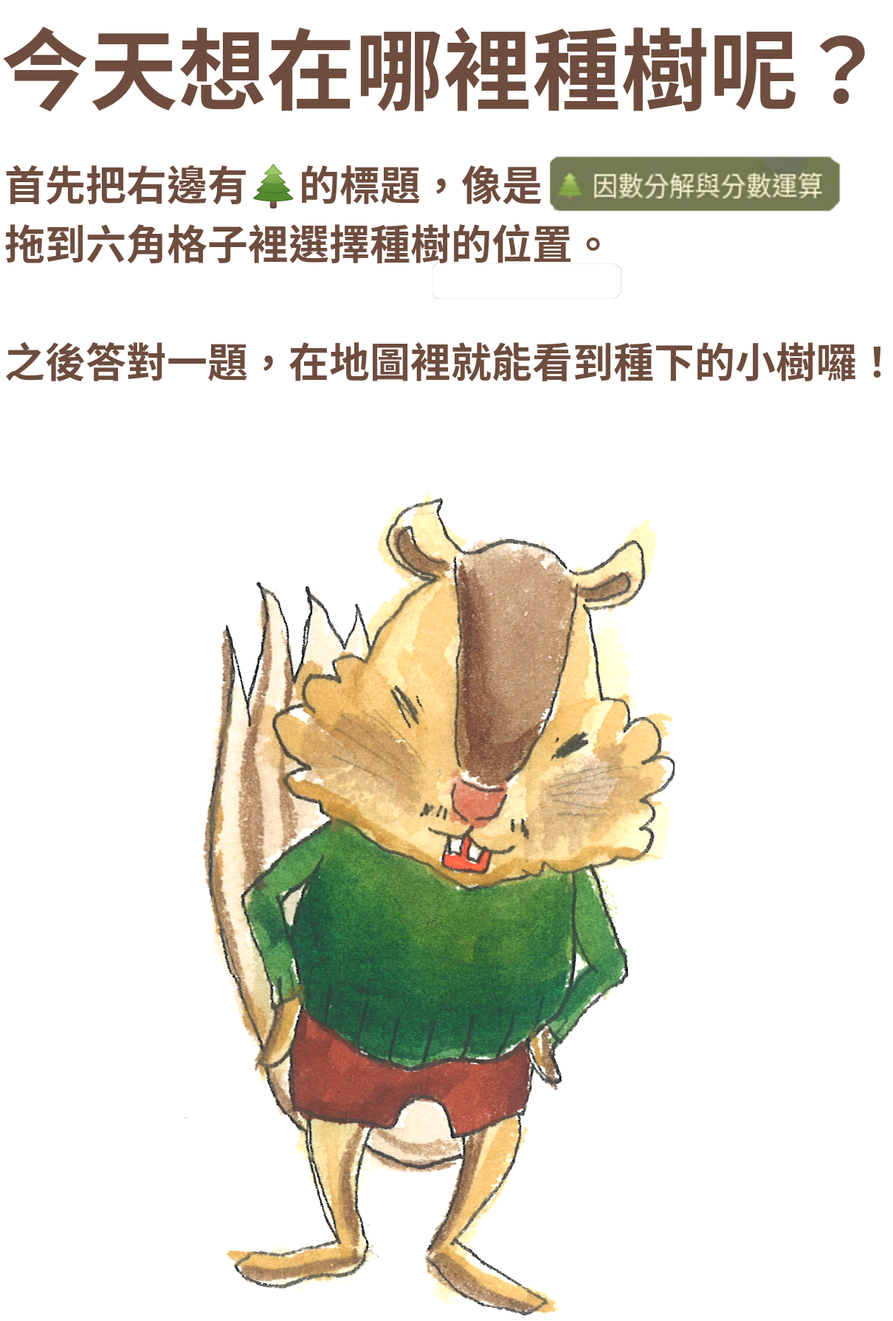
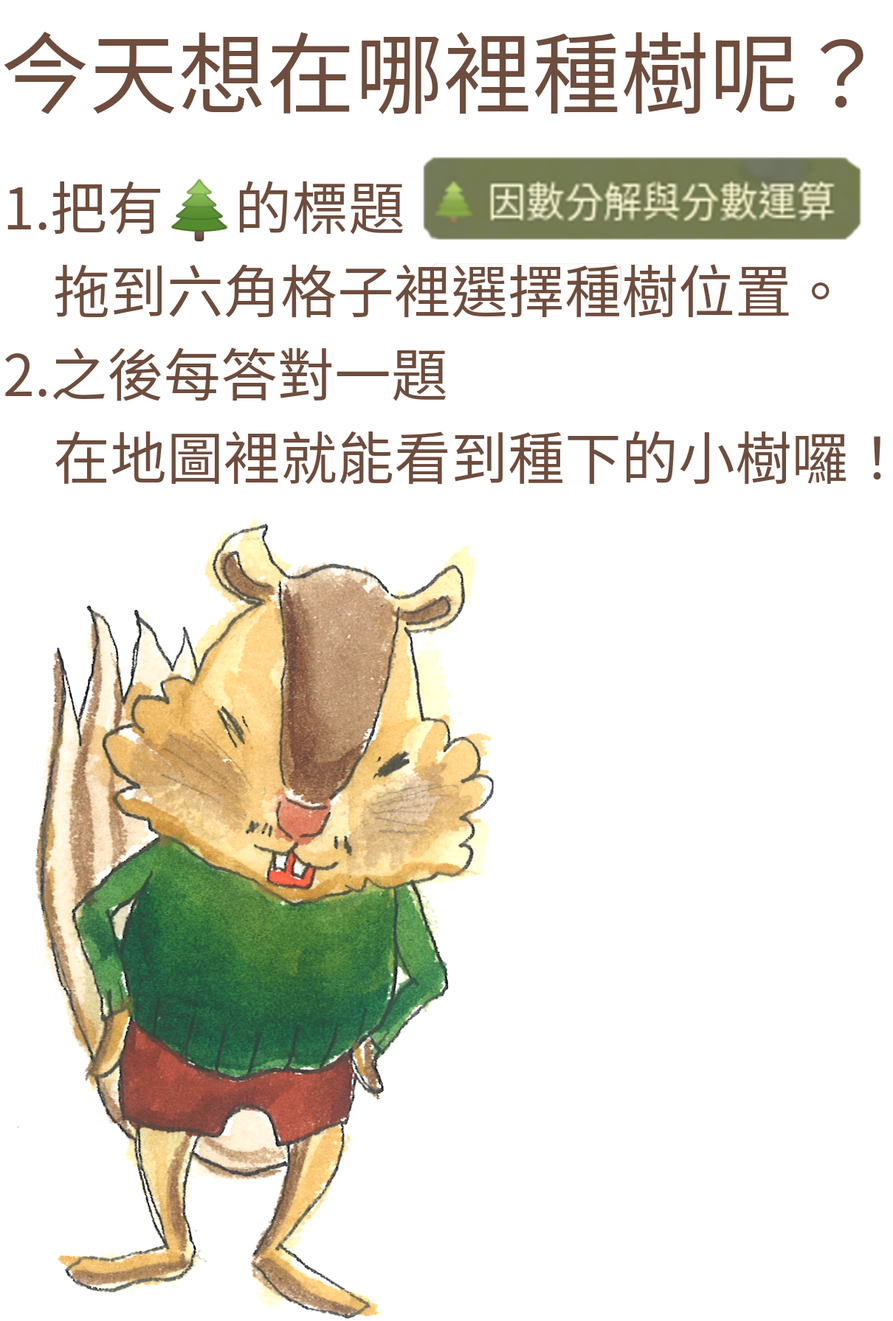
Two versions of the same layered image (893 × 1321). Layer-by-layer changes:
painted on "變換" over [422, 156, 862, 241]
renamed "首先把右邊有🌲的標題，像是 ..." to "1.把有🌲的標題 ...", painted on it over [5, 163, 881, 485]
painted on "今天想在哪裡種樹呢？ ..." over [2, 26, 865, 115]
painted on "hint_big.png" over [16, 489, 675, 1320]
